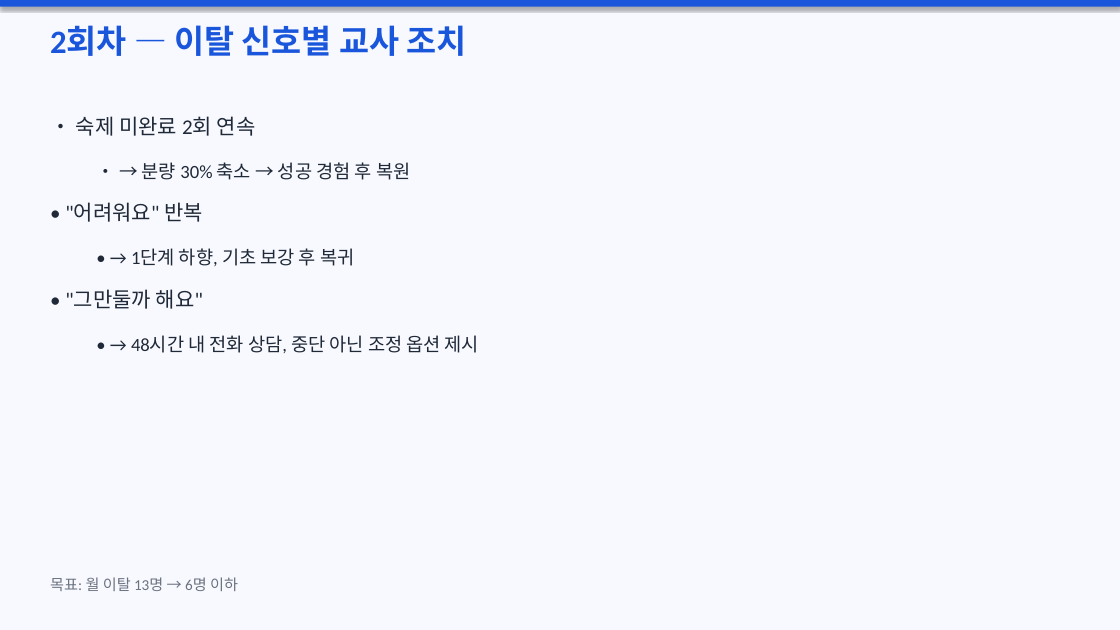
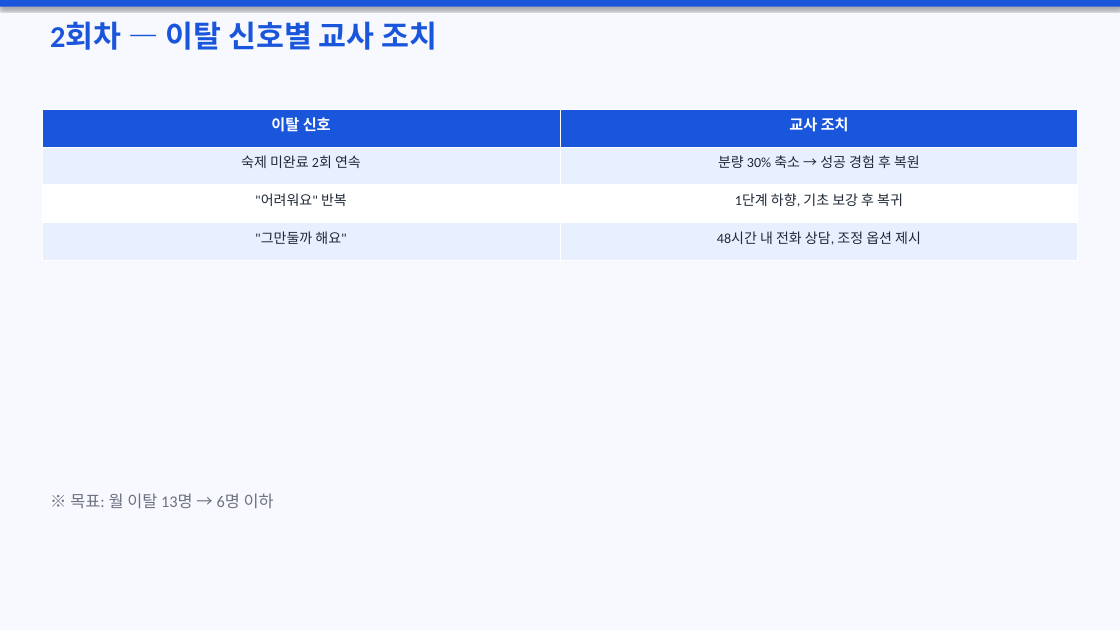
Before and after one commit to kimjungsul/kumon-masta-training, a slide deck: slide 8 of 마스타_교사교육안.pptx. Drawn at 1120x630 pixels with LibreOffice and Linux fonts; fonts in the diff are those of the drawing. Boxes give left, top, right and bottom in pixels: in the first picture for what was removed or moved away, otherwise in the second. Text is boxed around its words. In the diff, an @@ line names an element or a change of style, - is before the commit and + after.

```diff
--- a/마스타_교사교육안.pptx
+++ b/마스타_교사교육안.pptx
@@ text "2회차 — 이탈 신호별 교사 ..." at box(50, 21, 438, 50): size 28 to 26 pt @@
@@ table added at box(42, 109, 1079, 260), 4 rows, 2 columns @@
+이탈 신호 | 교사 조치
+숙제 미완료 2회 연속 | 분량 30% 축소 → 성공 경험 후 복원
+"어려워요" 반복 | 1단계 하향, 기초 보강 후 복귀
+"그만둘까 해요" | 48시간 내 전화 상담, 조정 옵션 제시
@@ text removed at box(76, 116, 256, 136) @@
-• 숙제 미완료 2회 연속
@@ text removed at box(142, 162, 410, 180) @@
-• → 분량 30% 축소 → 성공 경험 후 복원
@@ text removed at box(65, 202, 203, 222) @@
-• "어려워요" 반복
@@ text removed at box(131, 248, 354, 266) @@
-• → 1단계 하향, 기초 보강 후 복귀
@@ text removed at box(65, 289, 203, 309) @@
-• "그만둘까 해요"
@@ text removed at box(131, 335, 479, 353) @@
-• → 48시간 내 전화 상담, 중단 아닌 조정 옵션 제시
@@ text at box(70, 493, 274, 509): text changed; size 13 to 14 pt @@
-목표: 월 이탈 13명 → 6명 이하
+※ 목표: 월 이탈 13명 → 6명 이하
```
Also in this commit, not shown: 16 other slides changed, 7 slides added, 1 slide removed, 1 other file.
